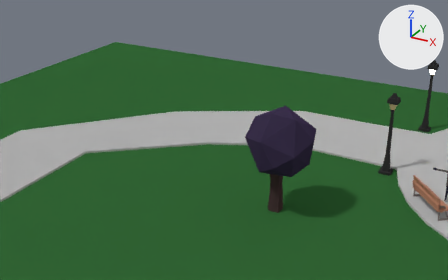
One commit to the Blender file .gdignore/Blender Projects/Cinematic.blend: the scene before it, then after it.
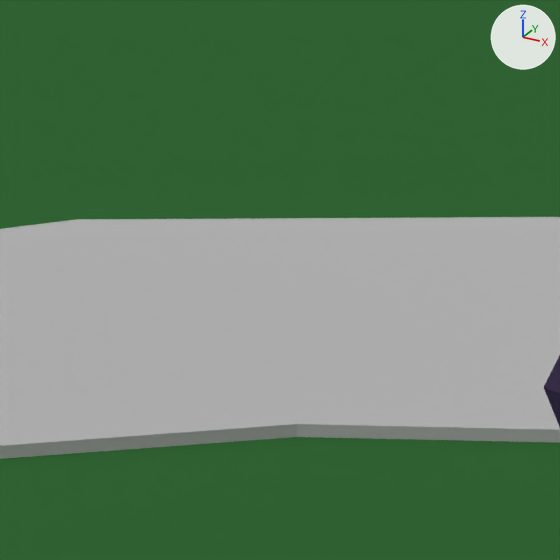
There are two pictures of each version: one from a camera (50 mm lens) standing at (21.94, -51.63, 29.6) and looking at (-10.66, 7.64, -0.03), one close up on the part from 36% to 55% of the width and 28% to 58% of the height. The axes (+X, +Y, +Z) are drawn at upper right. The lights are the same throughout.

The first close-up shows 'ParkGround', 'ParkRoad'.
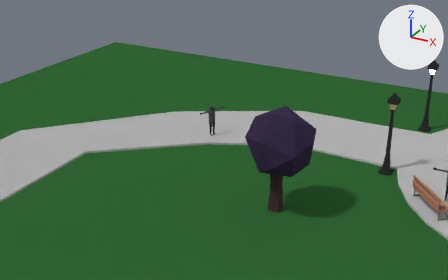
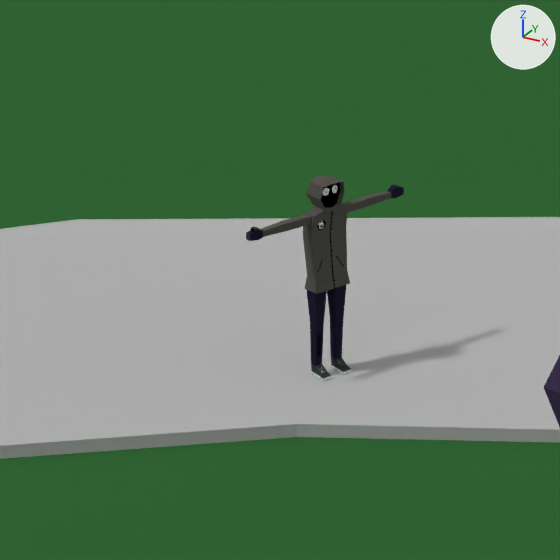
Location of each change, [x1, y1, x2, y2] in pixels of the close-ups (560 x 560 px):
'Body.002', added (black): after [303, 203, 350, 294]
'Legs.002', added (black): after [307, 285, 352, 381]
'Hands.002', added (black): after [246, 184, 404, 241]
'Head.002', added: after [306, 176, 344, 211]

The edits, one by one:
Picture 'MainCharacter.png.003' (img_maincharacter_png_003) is new.
Material 'Material.003' (mat_material_003) is new.
Its texture is img_maincharacter_png_003.
Its roughness is 0.5.
Mesh me_used_003_1 is new.
It has 24 vertices, 20 faces and spans x -0.4..0.4, y -0.16..0.2, z -1.57..-0.01.
It uses material mat_material_003 (picture img_maincharacter_png_003).
Mesh me_cube_003 is new.
It has 92 vertices, 78 faces and spans x -1.78..1.78, y -0.05..0.1, z -0.27..-0.04.
It uses material mat_material_003 (picture img_maincharacter_png_003).
Mesh me_sphere_003 is new.
It has 26 vertices, 26 faces and spans x -0.272..0.272, y -0.223..0.381, z -0.058..0.513.
It uses material mat_material_003 (picture img_maincharacter_png_003).
Mesh me_used_003 is new.
It has 80 vertices, 66 faces and spans x -0.37..0.37, y -0.26..0.16, z -3.24..-1.36.
It uses material mat_material_003 (picture img_maincharacter_png_003).
Object 'Body.002' (ob_body_002) is new; it shows me_used_003_1.
Its location is (-12.34, 7.79, 3.51).
Its rotation in degrees is (0, 0, 69).
Object 'Hands.002' (ob_hands_002) is new; it shows me_cube_003.
Its location is (-12.34, 7.79, 3.51).
Its rotation in degrees is (0, 0, 69).
Object 'Head.002' (ob_head_002) is new; it shows me_sphere_003.
Its location is (-12.34, 7.79, 3.51).
Its rotation in degrees is (0, 0, 69).
Object 'Legs.002' (ob_legs_002) is new; it shows me_used_003.
Its location is (-12.34, 7.79, 3.51).
Its rotation in degrees is (0, 0, 69).
